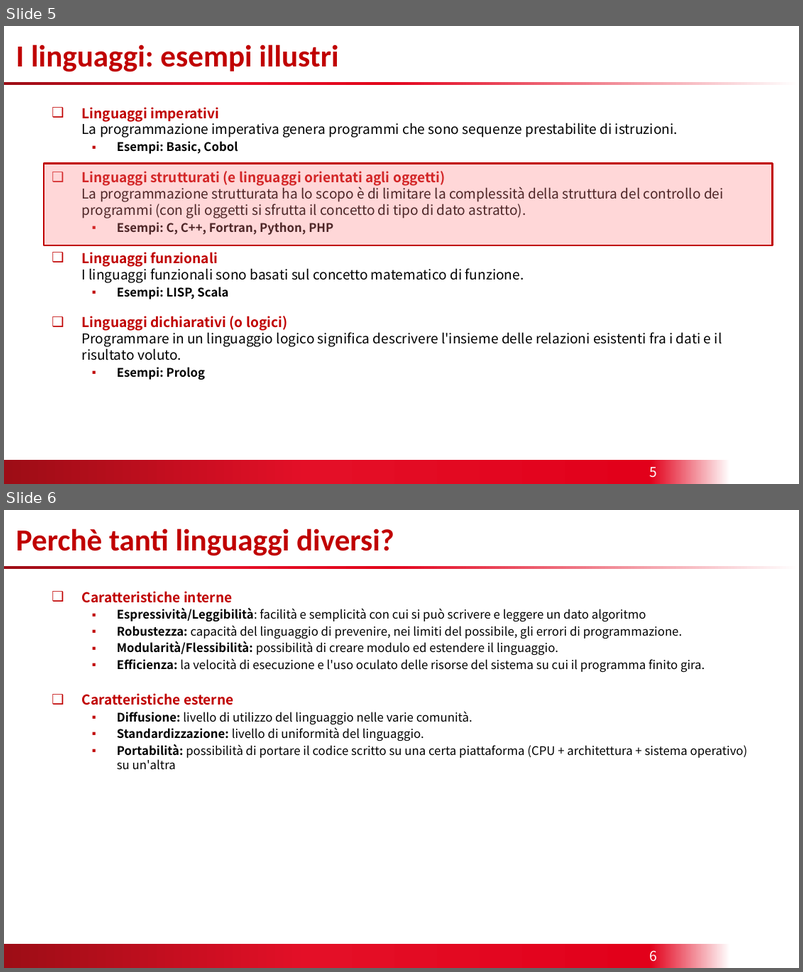
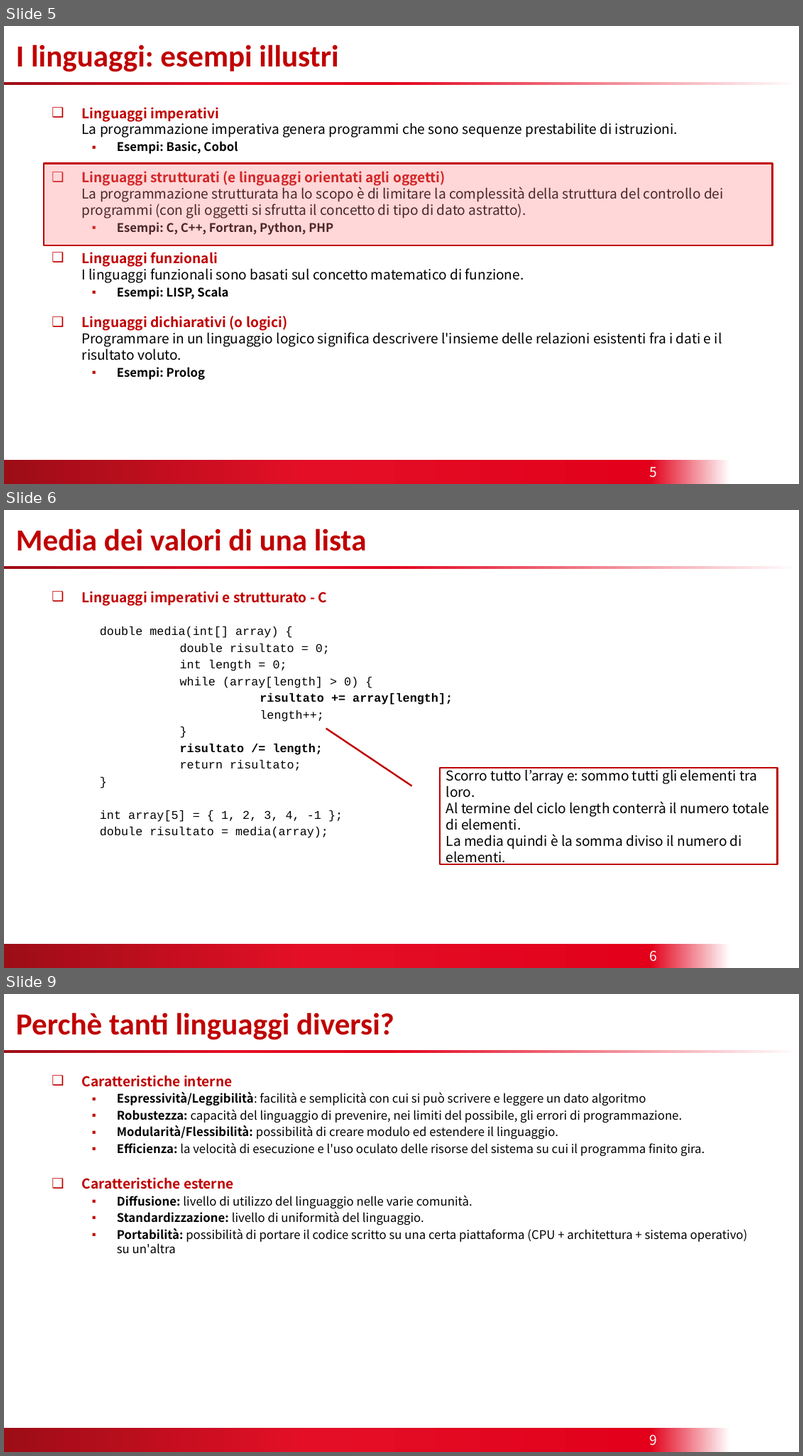
Before and after one commit to biancini/Esercizi-ITS, a slide deck: Sviluppo Software.pptx. Shown one above the other, each under a label of ours: slides 5 and 6 before the commit, slides 5, 6 and 9 after it; the slides between them are not shown. The pictures are 803x972 and 803x1456 pixels, drawn with LibreOffice and Linux fonts; fonts in the diff are those of the drawing; background and template pictures are left out. Boxes give left, top, right and bottom in pixels: in the first picture for what was removed or moved away, otherwise in the second. Text is boxed around its words. In the diff, an @@ line names an element or a change of style, - is before the commit and + after.

```diff
--- a/Sviluppo Software.pptx
+++ b/Sviluppo Software.pptx
@@ slide 6 added at [4,510,799,968], background #FFFFFF; not listed: 2 template elements that a slide beside it also shows @@
@@ title added at [16,528,367,551], 36 pt, text #C00000, bold @@
+Media dei valori di una lista
@@ text added at [82,591,453,838], 14 pt, text #000000 @@
+❑ Linguaggi imperativi e strutturato - C
+double media(int[] array) {
+double risultato = 0;
+int length = 0;
+while (array[length] > 0) {
+risultato += array[length];
+length++;
+}
+risultato /= length;
+return risultato;
+}
+int array[5] = { 1, 2, 3, 4, -1 };
+dobule risultato = media(array);
@@ border callout added at [441,768,778,864], outline #C00000 2 pt, 16 pt, text #000000 @@
+Scorro tutto l’array e: sommo tutti gli elementi tra loro.
+Al termine del ciclo length conterrà il numero totale di elementi.
+La media quindi è la somma diviso il numero di elementi.
@@ page number added at [650,950,658,961], 16 pt, text #FFFFFF @@
+6
@@ what was slide 6 is now slide 9 @@
@@ page number at [650,1435,658,1445]: text changed @@
-6
+9
```
Also in this commit, not shown: 2 other slides added.
